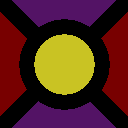
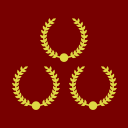
Before/after of a 128x128 layered artwork. What changed in the layer stack:
added layer "wreath-award-circular-branches-symbol.png copy #2" above "wreath-award-circular-branches-symbol.png copy #1" over [12, 66, 60, 110]
added layer "wreath-award-circular-branches-symbol.png copy #1" above "wreath-award-circular-branches-symbol.png copy" over [69, 66, 117, 110]
added layer "wreath-award-circular-branches-symbol.png copy" above "wreath-award-circular-branches-symbol.png" over [40, 18, 88, 62]
hid "Large Circle" over [34, 34, 95, 95]
hid "Larger Circle" over [19, 19, 110, 110]
hid "Diagonal Stripe copy" over [0, 0, 128, 128]
hid "Diagonal Stripe" over [0, 0, 128, 128]
hid "Mountain Peak" over [0, 53, 128, 128]
hid "Mountain Peak copy" over [0, 0, 128, 75]
